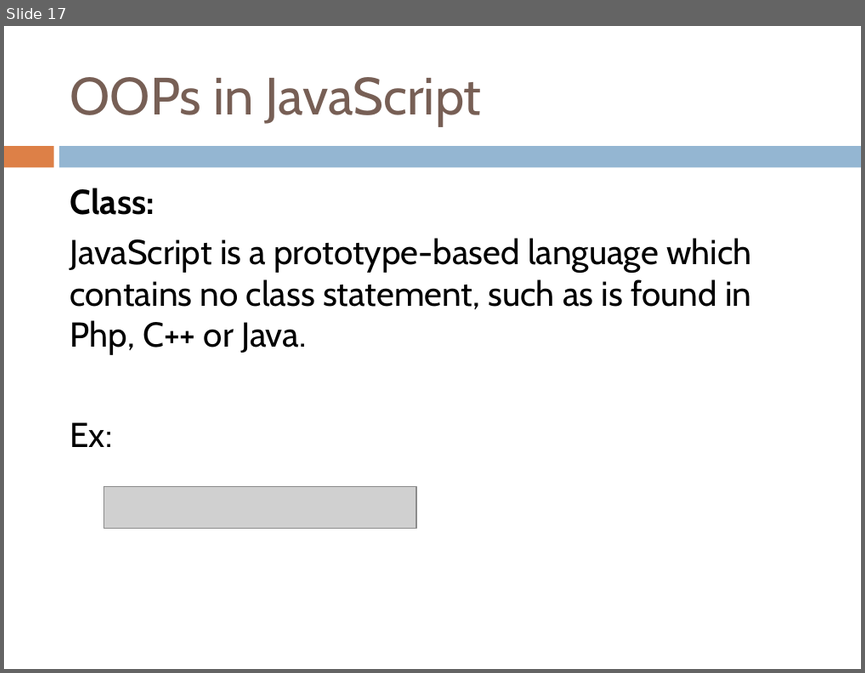
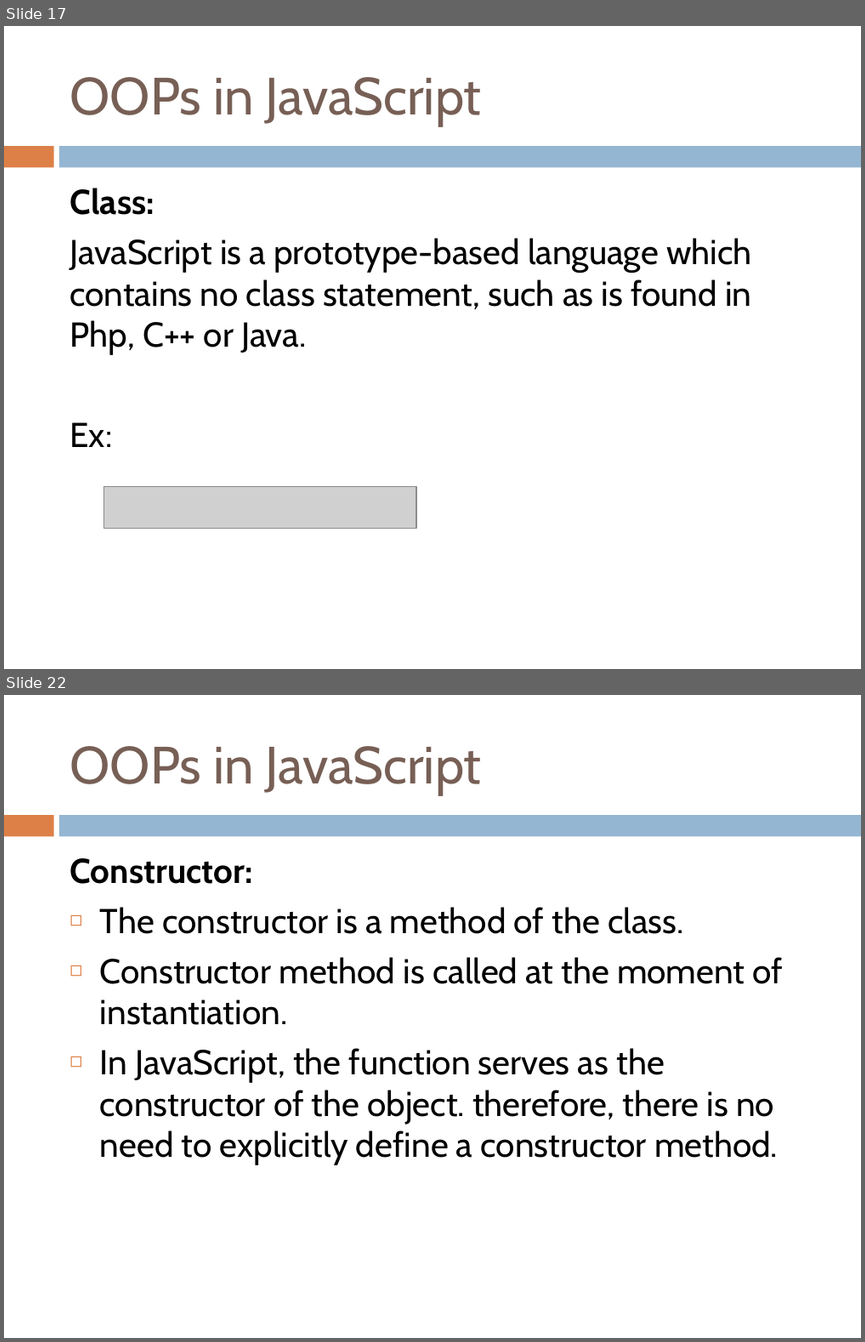
Before and after one commit to yedukondalurd/PPT, a slide deck: Advanced Javascript.pptx. Shown one above the other, each under a label of ours: slide 17 before the commit, slides 17 and 22 after it; the slides between them are not shown. The pictures are 865x673 and 865x1342 pixels, drawn with LibreOffice and Linux fonts; fonts in the diff are those of the drawing; grey boxes stand for pictures. Boxes give left, top, right and bottom in pixels: in the first picture for what was removed or moved away, otherwise in the second. Text is boxed around its words. In the diff, an @@ line names an element or a change of style, - is before the commit and + after.

```diff
--- a/Advanced Javascript.pptx
+++ b/Advanced Javascript.pptx
@@ slide 22 added at (x1=4, y1=695, x2=861, y2=1338), background #FFFFFF; not listed: 2 template elements that a slide beside it also shows @@
@@ title added at (x1=69, y1=746, x2=482, y2=795), 44 pt, text #775F55 @@
+OOPs in JavaScript
@@ text added at (x1=69, y1=858, x2=783, y2=1165), 29 pt, text #000000 @@
+Constructor:
+◻ The constructor is a method of the class.
+◻ Constructor method is called at the moment of instantiation.
+◻ In JavaScript, the function serves as the constructor of the object. therefore, there is no need to explicitly define a constructor method.
```
Also in this commit, not shown: 3 slides changed, 12 other slides added, 1 other file.
